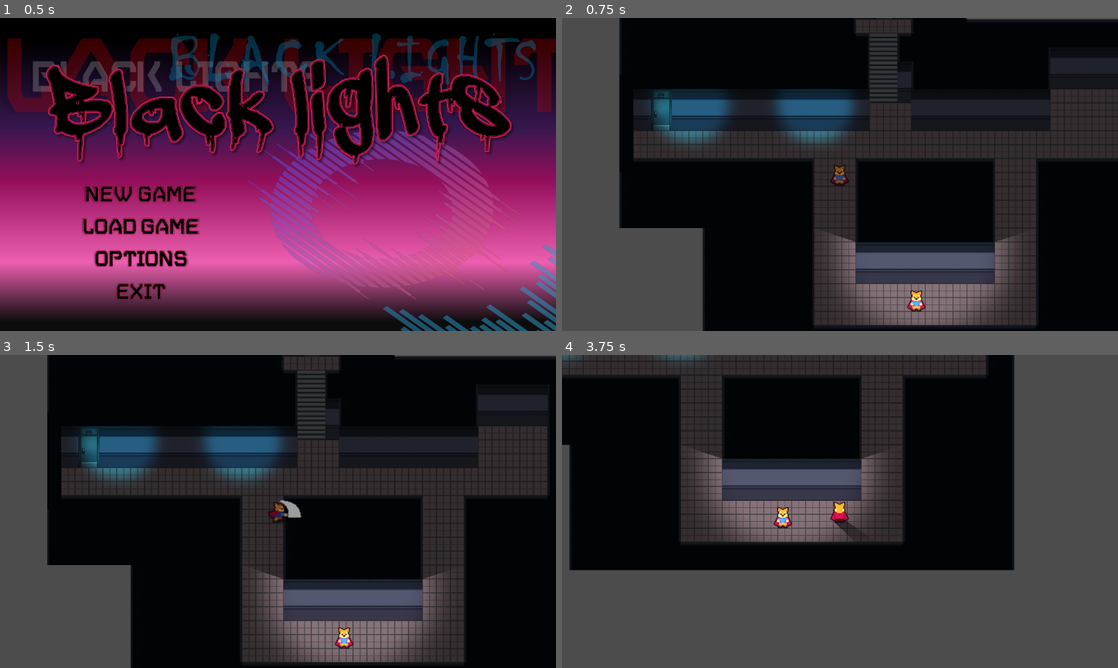
Above: before the commit, frames 1-4 (two rows, left to right).
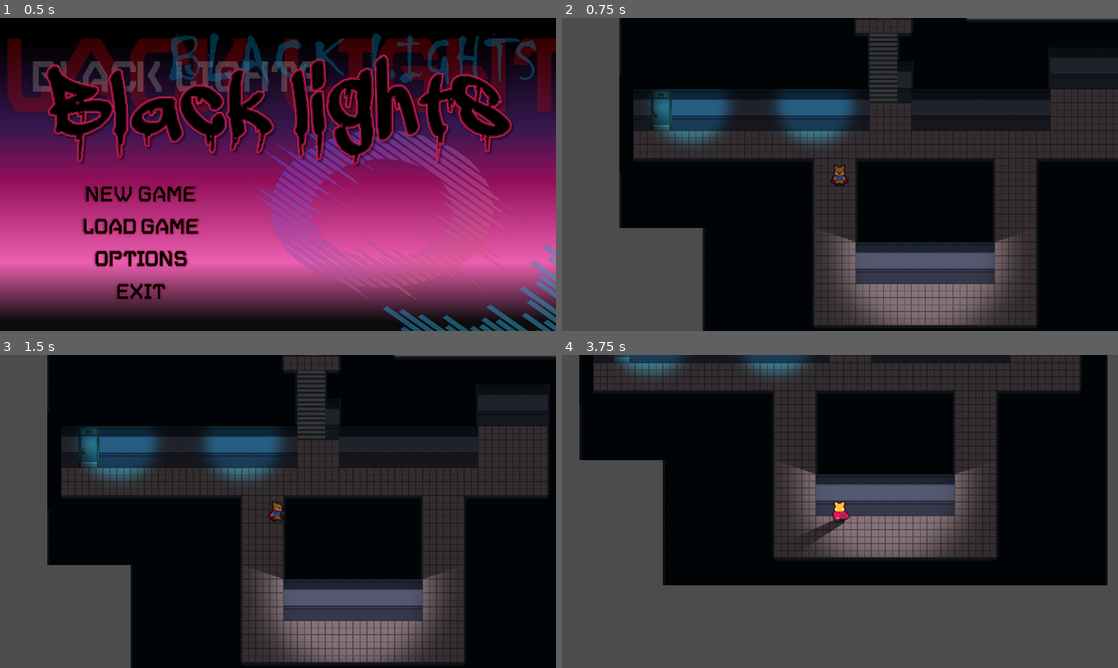
Above: after the commit, the same moments.

Repository: Jose26398/PLD_Practicas
Game: Godot game, scene res://scenes/levels/Menu.tscn
Same seed, same stepped clock (60 frames per second), same inputs: the game is played once before the commit and once after it.
Inputs (mouse positions are in pixels of both pictures, inside the frame that each line leads up to):
- Up to frame 1 (0.5 s): no input
- Up to frame 2 (0.75 s): click (701, 193) at 0.5 s
- Up to frame 3 (1.5 s): tap Enter at 1.25 s; move the mouse to (400, 495) at 1.27 s; press the mouse at (400, 495) at 1.28 s; hold Right (ui_right) from 1.28 s (still down)
- Up to frame 4 (3.75 s): tap Space at 2 s; move the mouse to (728, 527) at 2.02 s; release Right (ui_right) at 2.03 s; release the mouse at (728, 527) at 2.03 s; hold Down (ui_down) 2.03-2.78 s; click (728, 527) at 2.1 s; move the mouse to (895, 442) at 2.77 s; press the mouse at (895, 442) at 2.78 s; hold Right (ui_right) 2.78-3.53 s; move the mouse to (812, 574) at 3.52 s; release the mouse at (812, 574) at 3.53 s; hold Up (ui_up) from 3.53 s (still down); click (812, 574) at 3.6 s

Frame 1 is identical in both runs. In frame 2, 0.2% of the frame differs, in the area x 62-66%, y 86-94%; in frame 3, 0.4%; in frame 4, 49%, in the area x 0-99%, y 0-74%.

Commit message:
Improved movement

Diff:
--- a/src/scenes/characters/Player.gd
+++ b/src/scenes/characters/Player.gd
@@ -1,69 +1,76 @@
 extends KinematicBody2D
 
-var MAX_SPEED = 700
-var ACCELERATION = 5000
-var motion = Vector2.ZERO
+const ACCELERATION = 4000
+const MAX_SPEED = 400
+const ROLL_SPEED = 120
+const FRICTION = 500
 
-var anim = ""
-var new_anim = ""
-var state_machine
+enum {
+	MOVE,
+	ROLL,
+	ATTACK
+}
 
-export(String, "U", "D", "L", "R") var facing = "D"
+var state = MOVE
+var velocity = Vector2.ZERO
+var roll_vector = Vector2.LEFT
+
+onready var animationPlayer = $AnimationPlayer
+onready var animationTree = $AnimationTree
+onready var animationState = animationTree.get("parameters/playback")
+#onready var swordHitbox = $player_sword/slash
 
 func _ready():
-	state_machine = $AnimationTree.get("parameters/playback")
-	state_machine.start("Idle")
+	animationTree.active = true
+	#wordHitbox.knockback_vector = roll_vector
 
 func _physics_process(delta):
-	var axis = get_input_axis()
-	if axis == Vector2.ZERO:
-		apply_friction(ACCELERATION * delta)
-	else:
-		apply_movement(axis * ACCELERATION * delta)
+	match state:
+		MOVE:
+			move_state(delta)
 
-	motion = move_and_slide(motion)
+func move_state(delta):
+	var input_vector = Vector2.ZERO
+	input_vector.x = Input.get_action_strength("ui_right") - Input.get_action_strength("ui_left")
+	input_vector.y = Input.get_action_strength("ui_down") - Input.get_action_strength("ui_up")
+	input_vector = input_vector.normalized()
 
 
-func get_input_axis():
-	var current = state_machine.get_current_node()
-	var axis = Vector2.ZERO
-	axis.x = int(Input.is_action_pressed("ui_right")) - int(Input.is_action_pressed("ui_left"))
-	if axis.x > 0:
-		new_anim = "Right"
-		facing = "R"
-	elif axis.x < 0:
-		new_anim = "Left"
-		facing = "L"
+	if input_vector != Vector2.ZERO:
+		#roll_vector = input_vector
+		#swordHitbox.knockback_vector = input_vector
+		animationTree.set("parameters/Idle/blend_position", input_vector)
+		animationTree.set("parameters/Run/blend_position", input_vector)
+		#animationTree.set("parameters/Attack/blend_position", input_vector)
+		#animationTree.set("parameters/Roll/blend_position", input_vector)
+		animationState.travel("Run")
+		apply_movement(input_vector * ACCELERATION * delta)
+		velocity = velocity.move_toward(input_vector * MAX_SPEED, delta)
+	else:
+		animationState.travel("Idle")
+		apply_friction(ACCELERATION * delta)
+		velocity = velocity.move_toward(Vector2.ZERO,  delta)
 
-	axis.y = int(Input.is_action_pressed("ui_down")) - int(Input.is_action_pressed("ui_up"))
-	if axis.y > 0:
-		new_anim = "Down"
-		facing = "D"
-	elif axis.y < 0:
-		new_anim = "Up"
-		facing = "U"
+	move()
 
-	if axis == Vector2.ZERO:
-		new_anim = "Idle"
+	#if Input.is_action_just_pressed("roll"):
+	#	state = ROLL
 
-	if Input.is_action_pressed("attack"):
-		new_anim = "Attack" + facing
+	#if Input.is_action_just_pressed("attack"):
+	#	state = ATTACK
 
-	## UPDATE ANIMATION
-	if new_anim != anim:
-		anim = new_anim
-		$AnimationPlayer.play(anim)
 
-	return axis.normalized()
+func move():
+	velocity = move_and_slide(velocity)
 
 
 func apply_friction(amount):
-	if motion.length() > amount:
-		motion -= motion.normalized() * amount
+	if velocity.length() > amount:
+		velocity -= velocity.normalized() * amount
 	else:
-		motion = Vector2.ZERO
+		velocity = Vector2.ZERO
 
 
 func apply_movement(acceleration):
-	motion += acceleration
-	motion = motion.clamped(MAX_SPEED)
+	velocity += acceleration
+	velocity = velocity.clamped(MAX_SPEED)
--- a/src/scenes/characters/Player.tscn
+++ b/src/scenes/characters/Player.tscn
@@ -12,16 +12,17 @@
 
 [sub_resource type="Animation" id=3]
 resource_name = "AttackD"
-length = 0.4
-loop = true
-tracks/0/type = "value"
-tracks/0/path = NodePath(".:frame")
-tracks/0/interp = 1
-tracks/0/loop_wrap = true
-tracks/0/imported = false
-tracks/0/enabled = true
-tracks/0/keys = {
-"times": PoolRealArray( 0, 0.1, 0.2, 0.3 ),
+length = 0.2
+loop = true
+step = 0.05
+tracks/0/type = "value"
+tracks/0/path = NodePath(".:frame")
+tracks/0/interp = 1
+tracks/0/loop_wrap = true
+tracks/0/imported = false
+tracks/0/enabled = true
+tracks/0/keys = {
+"times": PoolRealArray( 0, 0.05, 0.1, 0.15 ),
 "transitions": PoolRealArray( 1, 1, 1, 1 ),
 "update": 1,
 "values": [ 36, 37, 38, 39 ]
@@ -172,118 +173,44 @@
 }
 
 [sub_resource type="AnimationNodeAnimation" id=12]
-animation = "AttackD"
+animation = "Idle"
 
 [sub_resource type="AnimationNodeAnimation" id=13]
-animation = "AttackL"
+animation = "Left"
 
 [sub_resource type="AnimationNodeAnimation" id=14]
-animation = "AttackR"
+animation = "Up"
 
 [sub_resource type="AnimationNodeAnimation" id=15]
-animation = "AttackU"
+animation = "Right"
 
 [sub_resource type="AnimationNodeAnimation" id=16]
 animation = "Down"
 
-[sub_resource type="AnimationNodeAnimation" id=17]
-animation = "Idle"
-
-[sub_resource type="AnimationNodeAnimation" id=18]
-animation = "Left"
-
-[sub_resource type="AnimationNodeAnimation" id=19]
-animation = "Right"
-
-[sub_resource type="AnimationNodeAnimation" id=20]
-animation = "Up"
-
-[sub_resource type="AnimationNodeStateMachineTransition" id=21]
-
-[sub_resource type="AnimationNodeStateMachineTransition" id=22]
-
-[sub_resource type="AnimationNodeStateMachineTransition" id=23]
-
-[sub_resource type="AnimationNodeStateMachineTransition" id=24]
-
-[sub_resource type="AnimationNodeStateMachineTransition" id=25]
-switch_mode = 2
-
-[sub_resource type="AnimationNodeStateMachineTransition" id=26]
-switch_mode = 2
-
-[sub_resource type="AnimationNodeStateMachineTransition" id=27]
-switch_mode = 2
-
-[sub_resource type="AnimationNodeStateMachineTransition" id=28]
-switch_mode = 2
-
-[sub_resource type="AnimationNodeStateMachineTransition" id=29]
-
-[sub_resource type="AnimationNodeStateMachineTransition" id=30]
-switch_mode = 2
-auto_advance = true
-
-[sub_resource type="AnimationNodeStateMachineTransition" id=31]
-switch_mode = 2
-auto_advance = true
-
-[sub_resource type="AnimationNodeStateMachineTransition" id=32]
-switch_mode = 2
-auto_advance = true
-
-[sub_resource type="AnimationNodeStateMachineTransition" id=33]
-switch_mode = 2
-auto_advance = true
-
-[sub_resource type="AnimationNodeStateMachineTransition" id=34]
-
-[sub_resource type="AnimationNodeStateMachineTransition" id=35]
-
-[sub_resource type="AnimationNodeStateMachineTransition" id=36]
-
-[sub_resource type="AnimationNodeStateMachineTransition" id=37]
-
-[sub_resource type="AnimationNodeStateMachineTransition" id=38]
-
-[sub_resource type="AnimationNodeStateMachineTransition" id=39]
-
-[sub_resource type="AnimationNodeStateMachineTransition" id=40]
-
-[sub_resource type="AnimationNodeStateMachineTransition" id=41]
-
-[sub_resource type="AnimationNodeStateMachineTransition" id=42]
-
-[sub_resource type="AnimationNodeStateMachineTransition" id=43]
-
-[sub_resource type="AnimationNodeStateMachineTransition" id=44]
-
-[sub_resource type="AnimationNodeStateMachineTransition" id=45]
-
-[sub_resource type="AnimationNodeStateMachineTransition" id=46]
-
-[sub_resource type="AnimationNodeStateMachine" id=47]
-states/AttackD/node = SubResource( 12 )
-states/AttackD/position = Vector2( 588, 314 )
-states/AttackL/node = SubResource( 13 )
-states/AttackL/position = Vector2( 257, 100 )
-states/AttackR/node = SubResource( 14 )
-states/AttackR/position = Vector2( 746, 100 )
-states/AttackU/node = SubResource( 15 )
-states/AttackU/position = Vector2( 588, 46 )
-states/Down/node = SubResource( 16 )
-states/Down/position = Vector2( 406, 314 )
-states/Idle/node = SubResource( 17 )
-states/Idle/position = Vector2( 495, 170 )
-states/Left/node = SubResource( 18 )
-states/Left/position = Vector2( 257, 243 )
-states/Right/node = SubResource( 19 )
-states/Right/position = Vector2( 746, 243 )
-states/Up/node = SubResource( 20 )
-states/Up/position = Vector2( 406, 46 )
-transitions = [ "Idle", "Right", SubResource( 21 ), "Idle", "Left", SubResource( 22 ), "Idle", "Up", SubResource( 23 ), "Idle", "Down", SubResource( 24 ), "Down", "Idle", SubResource( 25 ), "Right", "Idle", SubResource( 26 ), "Left", "Idle", SubResource( 27 ), "Up", "Idle", SubResource( 28 ), "Right", "AttackR", SubResource( 29 ), "AttackR", "Idle", SubResource( 30 ), "AttackD", "Idle", SubResource( 31 ), "AttackL", "Idle", SubResource( 32 ), "AttackU", "Idle", SubResource( 33 ), "Up", "AttackU", SubResource( 34 ), "Left", "AttackL", SubResource( 35 ), "Down", "AttackD", SubResource( 36 ), "Right", "Left", SubResource( 37 ), "Left", "Right", SubResource( 38 ), "Left", "Down", SubResource( 39 ), "Down", "Left", SubResource( 40 ), "Down", "Right", SubResource( 41 ), "Right", "Down", SubResource( 42 ), "Right", "Up", SubResource( 43 ), "Up", "Right", SubResource( 44 ), "Left", "Up", SubResource( 45 ), "Up", "Left", SubResource( 46 ) ]
-
-[sub_resource type="AnimationNodeStateMachinePlayback" id=48]
+[sub_resource type="AnimationNodeBlendSpace2D" id=17]
+blend_point_0/node = SubResource( 13 )
+blend_point_0/pos = Vector2( -1, 0 )
+blend_point_1/node = SubResource( 14 )
+blend_point_1/pos = Vector2( 0, -1 )
+blend_point_2/node = SubResource( 15 )
+blend_point_2/pos = Vector2( 1, 0 )
+blend_point_3/node = SubResource( 16 )
+blend_point_3/pos = Vector2( 0, 1 )
+blend_mode = 1
+
+[sub_resource type="AnimationNodeStateMachineTransition" id=18]
+
+[sub_resource type="AnimationNodeStateMachineTransition" id=19]
+
+[sub_resource type="AnimationNodeStateMachine" id=20]
+states/Idle/node = SubResource( 12 )
+states/Idle/position = Vector2( 299, 80 )
+states/Run/node = SubResource( 17 )
+states/Run/position = Vector2( 502, 80 )
+transitions = [ "Idle", "Run", SubResource( 18 ), "Run", "Idle", SubResource( 19 ) ]
+start_node = "Idle"
+
+[sub_resource type="AnimationNodeStateMachinePlayback" id=21]
 
 [node name="Player" type="KinematicBody2D" groups=[
 "player",
@@ -293,12 +220,13 @@
 script = ExtResource( 2 )
 
 [node name="Sprite" type="Sprite" parent="."]
+scale = Vector2( 1, 0.99324 )
 texture = ExtResource( 1 )
 hframes = 60
 frame = 18
 
 [node name="LightOccluder2D" type="LightOccluder2D" parent="Sprite"]
-occluder = SubResource( 49 )
+occluder = SubResource( 1 )
 
 [node name="hitbox" type="CollisionShape2D" parent="."]
 position = Vector2( -0.405334, 9.21585 )
@@ -322,9 +250,11 @@
 zoom = Vector2( 2, 2 )
 
 [node name="AnimationTree" type="AnimationTree" parent="."]
-tree_root = SubResource( 47 )
+tree_root = SubResource( 20 )
 anim_player = NodePath("../AnimationPlayer")
-parameters/playback = SubResource( 48 )
+active = true
+parameters/playback = SubResource( 21 )
+parameters/Run/blend_position = Vector2( 0.00944674, -0.456897 )
 
 [node name="player_sword" type="Area2D" parent="."]
 monitorable = false
--- a/src/scenes/levels/Escena1.tscn
+++ b/src/scenes/levels/Escena1.tscn
@@ -1,8 +1,7 @@
-[gd_scene load_steps=5 format=2]
+[gd_scene load_steps=4 format=2]
 
 [ext_resource path="res://scenes/levels/Escena1.tres" type="TileSet" id=1]
 [ext_resource path="res://scenes/characters/Player.tscn" type="PackedScene" id=2]
-[ext_resource path="res://scenes/characters/Enemy.tscn" type="PackedScene" id=3]
 [ext_resource path="res://textures/lights/light.png" type="Texture" id=5]
 
 [node name="Node2D" type="Node2D"]
@@ -14,10 +13,6 @@
 
 [node name="Player" parent="." instance=ExtResource( 2 )]
 position = Vector2( 951.202, 585.082 )
-scale = Vector2( 4, 4 )
-
-[node name="Enemy" parent="." instance=ExtResource( 3 )]
-position = Vector2( 1304.86, 1163.05 )
 scale = Vector2( 4, 4 )
 
 [node name="Light2D" type="Light2D" parent="."]
Not shown: 1 places in src/scenes/characters/Player.tscn that only renumber resources
